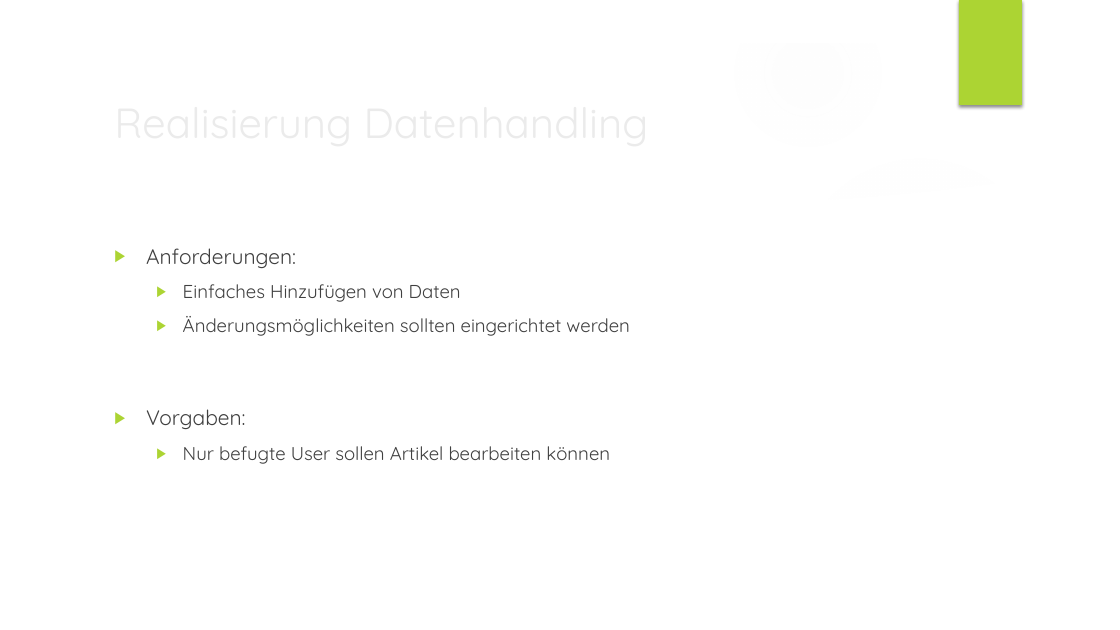
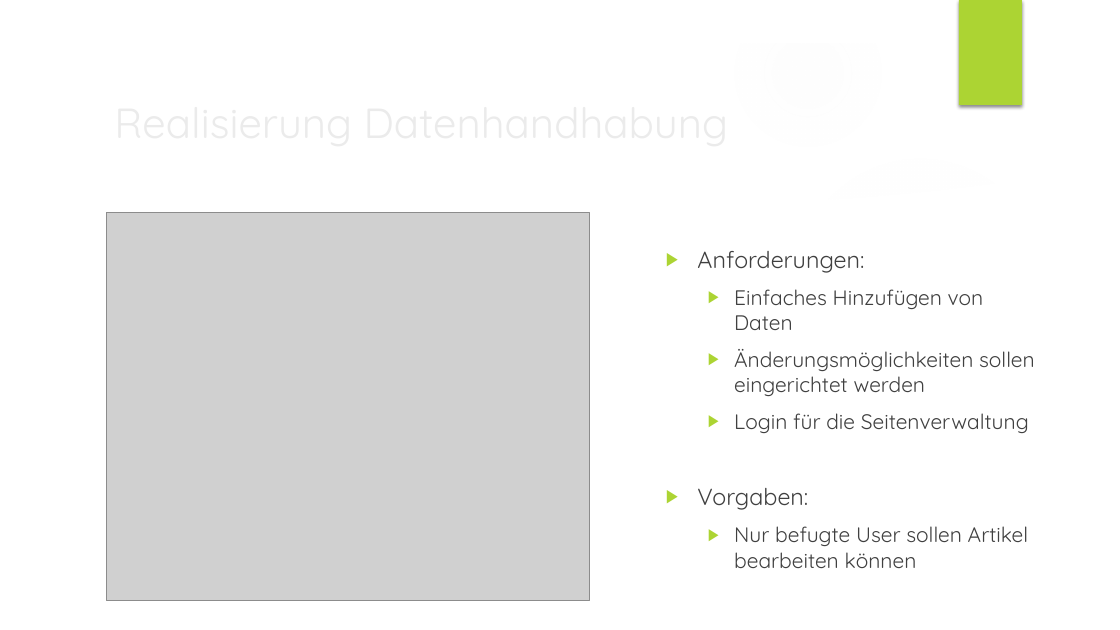
Before and after one commit to TobiHatti/DA-WebSite-BadmintonOOE, a slide deck: slide 7 of writing-work/Vorpräsentation_fertigIGuess.pptx. Drawn at 1120x630 pixels with LibreOffice and Linux fonts; fonts in the diff are those of the drawing; grey boxes stand for pictures; background and template pictures are left out. Boxes give left, top, right and bottom in pixels: in the first picture for what was removed or moved away, otherwise in the second. Text is boxed around its words. In the diff, an @@ line names an element or a change of style, - is before the commit and + after.

```diff
--- a/writing-work/Vorpräsentation_fertigIGuess.pptx
+++ b/writing-work/Vorpräsentation_fertigIGuess.pptx
@@ title at (x1=106, y1=89, x2=911, y2=154): text changed @@
-Realisierung Datenhandling
+Realisierung Datenhandhabung
@@ picture added at (x1=106, y1=213, x2=589, y2=601) @@
@@ text "Anforderungen:" moved from (x1=146, y1=248, x2=629, y2=464) to (x1=697, y1=251, x2=1035, y2=568) @@
@@ text at (x1=697, y1=251, x2=1029, y2=568): size 18 to 20 pt in "Anforderungen:", "Vorgaben:"; size 16 to 18 pt in "Einfaches Hinzufügen von Daten", "Nur befugte User sollen Artikel bearbeiten können" @@
@@ text at (x1=734, y1=349, x2=1035, y2=433): text changed; size 16 to 18 pt @@
-  ▶ Änderungsmöglichkeiten sollten eingerichtet werden
+  ▶ Änderungsmöglichkeiten sollen eingerichtet werden
+  ▶ Login für die Seitenverwaltung
```
Also in this commit, not shown: 5 other slides changed, 1 other file.
